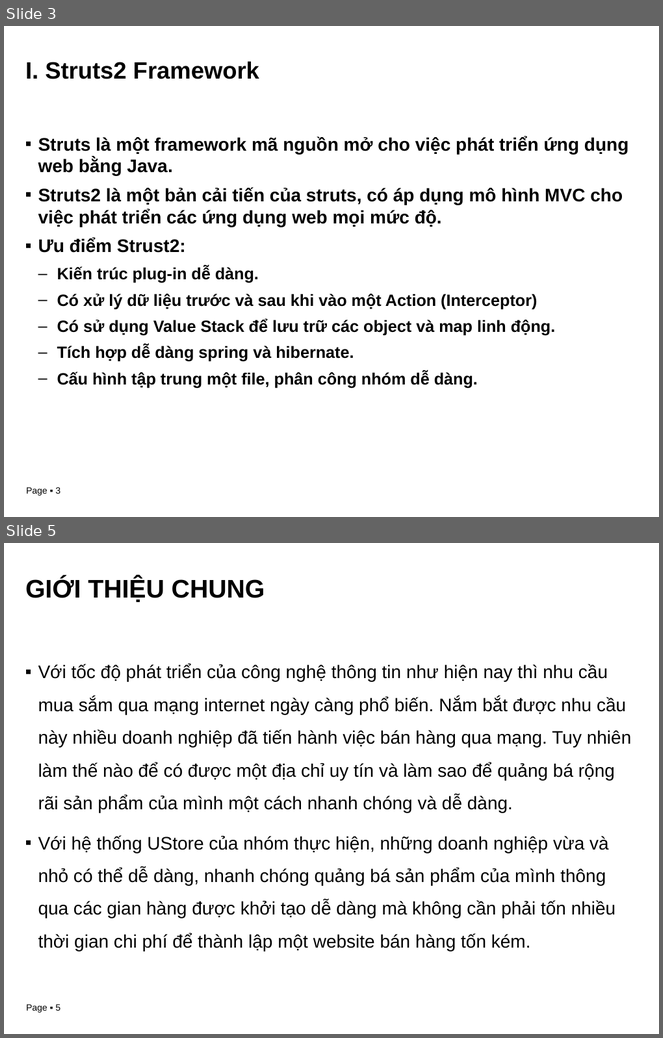
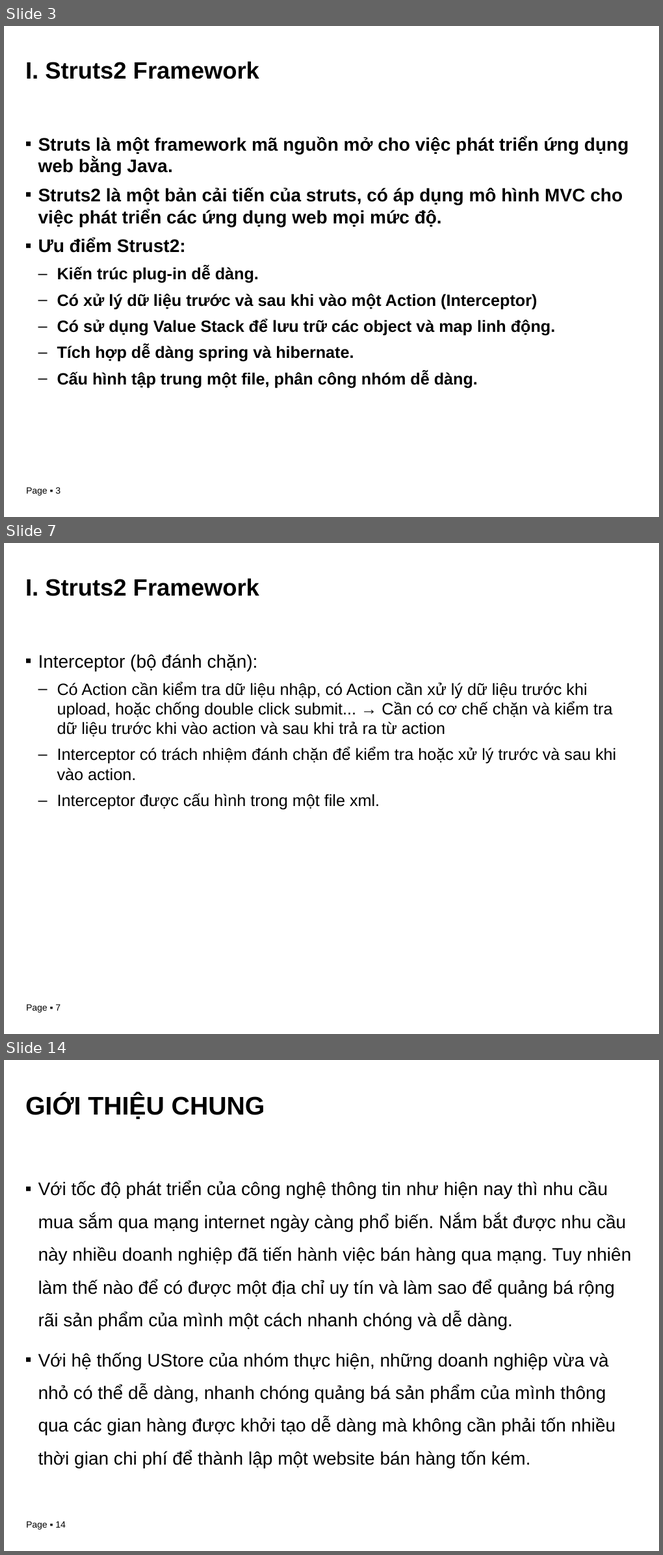
Before and after one commit to btheanh174/kl07-nha03, a slide deck: Reports/28-03-2011-Slide.pptx. Shown one above the other, each under a label of ours: slides 3 and 5 before the commit, slides 3, 7 and 14 after it; the slides between them are not shown. The pictures are 663x1038 and 663x1555 pixels, drawn with LibreOffice and Linux fonts; fonts in the diff are those of the drawing; background and template pictures are left out. Boxes give left, top, right and bottom in pixels: in the first picture for what was removed or moved away, otherwise in the second. Text is boxed around its words. In the diff, an @@ line names an element or a change of style, - is before the commit and + after.

```diff
--- a/Reports/28-03-2011-Slide.pptx
+++ b/Reports/28-03-2011-Slide.pptx
@@ slide 7 added at [4, 543, 659, 1034], background picture (left out); not listed: 1 template element that a slide beside it also shows @@
@@ title added at [25, 578, 259, 596], 26 pt, text #000000, bold @@
+I. Struts2 Framework
@@ text added at [38, 654, 616, 810], 18 pt, text #000000 @@
+▪ Interceptor (bộ đánh chặn):
+  – Có Action cần kiểm tra dữ liệu nhập, có Action cần xử lý dữ liệu trước khi upload, hoặc chống double click submit... → Cần có cơ chế chặn và kiểm tra dữ liệu trước khi vào action và sau khi trả ra từ action
+  – Interceptor có trách nhiệm đánh chặn để kiểm tra hoặc xử lý trước và sau khi vào action.
+  – Interceptor được cấu hình trong một file xml.
@@ what was slide 5 is now slide 14 @@
@@ page number at [26, 1522, 66, 1530]: text changed @@
-Page ▪ 5
+Page ▪ 14
```
Also in this commit, not shown: 3 slides changed, 8 other slides added.
